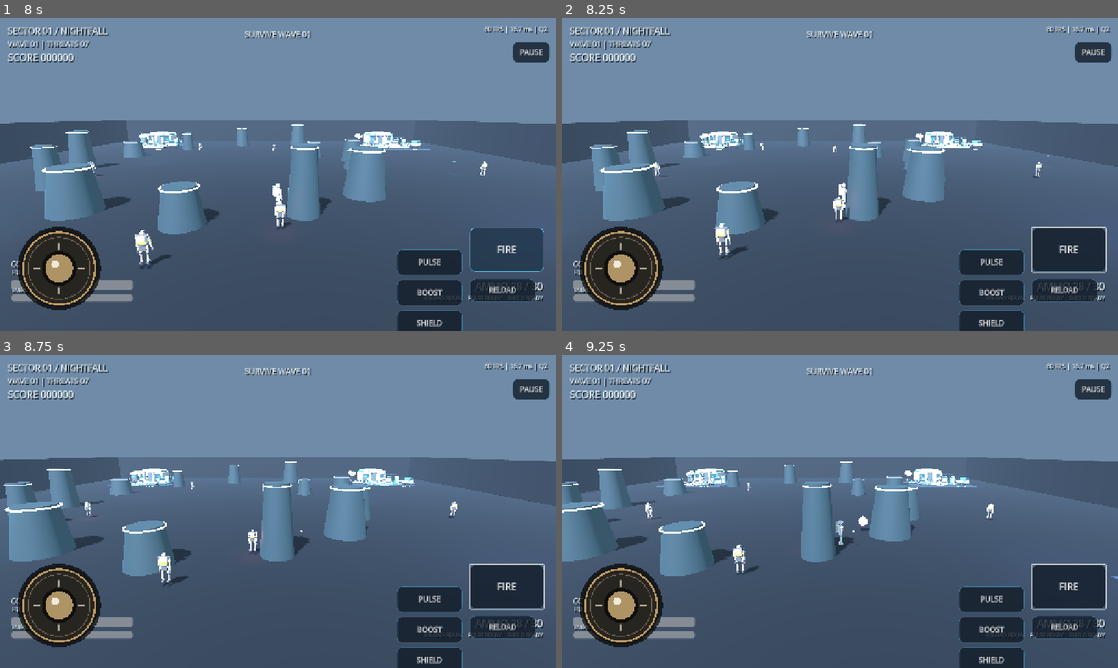
Above: before the commit, frames 1-4 (two rows, left to right).
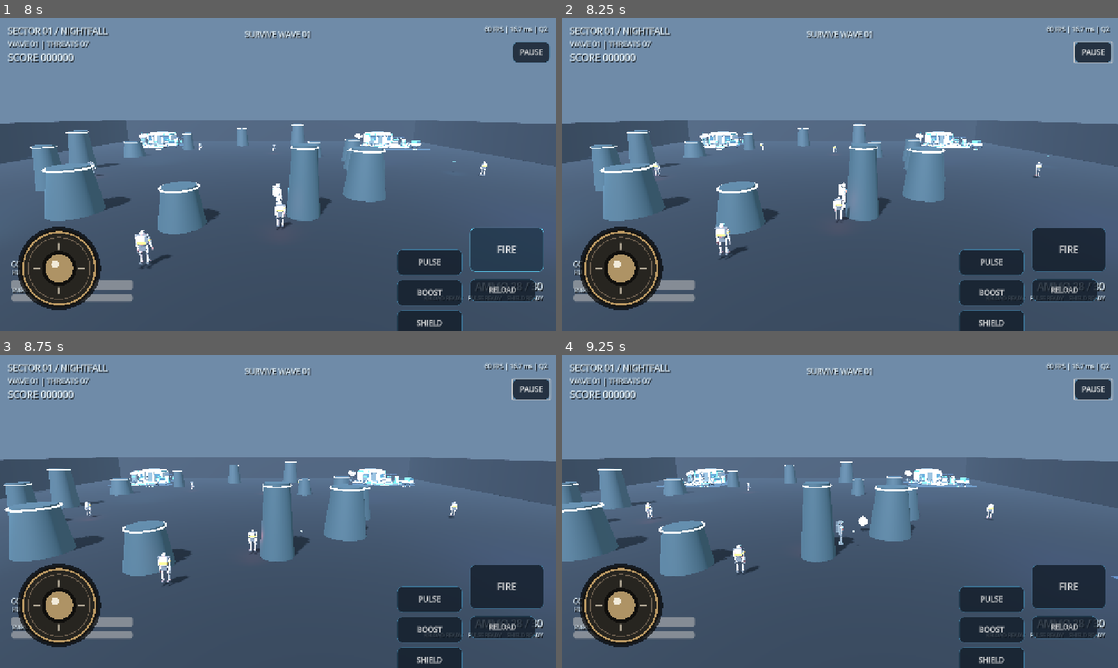
Above: after the commit, the same moments.

Repository: TomasThrawat/Hyouka-AAA-Style-3D-Godot-Android
Game: Godot game, scene res://Main.tscn
Two runs of this game, one before a commit and one after it. Both use one fixed random seed, a clock stepped at 60 frames per second and the inputs below.
Inputs (mouse positions are in pixels of both pictures, inside the frame that each line leads up to):
- Up to frame 1 (8 s): click "NEON DISTRICT" at 0.5 s; click "[ SELECTED ] NEON DISTRICT" at 1.25 s; click "DUST BASIN" at 2 s; click "[ SELECTED ] DUST BASIN" at 2.75 s; click "FROZEN RELAY" at 3.5 s; click "[ SELECTED ] FROZEN RELAY" at 4.25 s; click "DEPLOY" at 5 s; tap Enter (ui_accept) at 5.75 s; drag from (61, 268) to (333, 105) at 5.77 s; drag from (166, 190) to (250, 237) at 6.52 s; click "FIRE" at 7.25 s
- Up to frame 2 (8.25 s): move the mouse to (895, 105) at 8.02 s; hold Right (ui_right) from 8.03 s (still down)
- Up to frame 3 (8.75 s): keep holding Right (ui_right)
- Up to frame 4 (9.25 s): release Right (ui_right) at 8.75 s; drag from (812, 574) to (673, 464) at 8.77 s

Frame 1 is identical in both runs. In frame 2, 0.3% of the frame differs, in the area x 84-99%, y 7-82%; in frame 3, 0.3%; in frame 4, 0.3%.

Commit message:
fix: finalize pause layer and clean CI diagnostics

Diff:
--- a/frontier_zero.gd
+++ b/frontier_zero.gd
@@ -557,6 +557,9 @@
 	touch_controls.append(reload_button)
 
 	get_viewport().size_changed.connect(_layout_touch)
+	if pause_button.get_parent() != touch_root:
+		pause_button.reparent(touch_root, true)
+	pause_button.z_index = 1000
 	_layout_touch()
 
 func _layout_touch() -> void:
@@ -1001,6 +1004,8 @@
 	profile_label.text = "%02d FPS | %04.1f ms | Q%d" % [int(fps_value), frame_ms, quality]
 
 func _fullscreen() -> void:
+	if OS.has_environment("CI"):
+		return
 	if DisplayServer.get_name() != "headless":
 		DisplayServer.window_set_mode(DisplayServer.WINDOW_MODE_FULLSCREEN)
 
Not shown, changed: .github/workflows/gui-visual-smoke-test.yml
